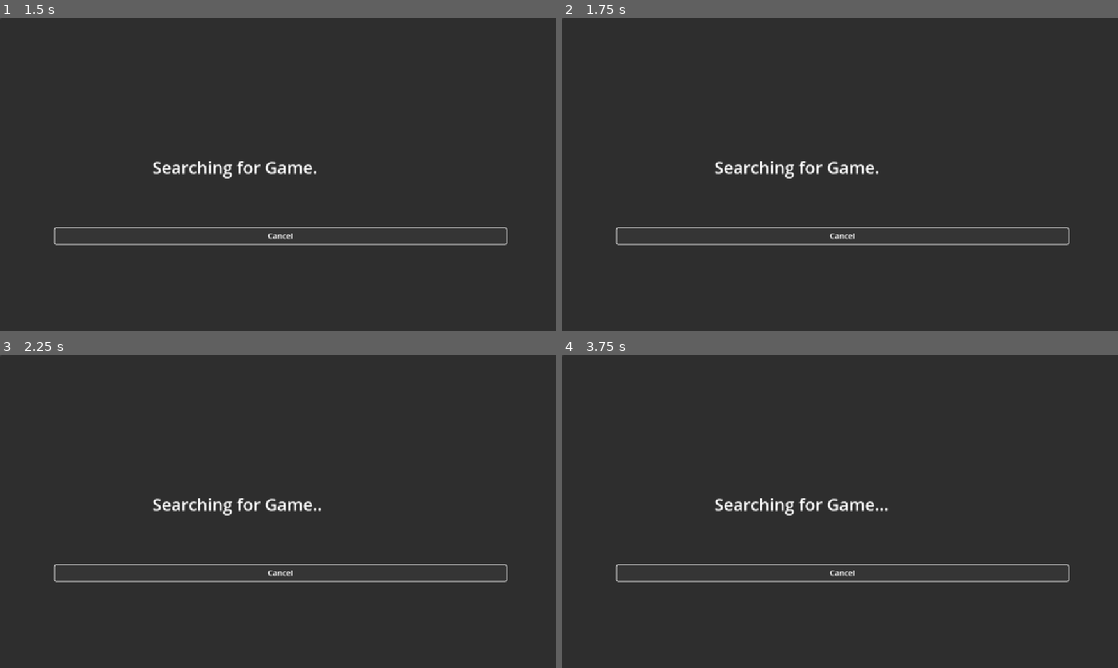
Above: before the commit, frames 1-4 (two rows, left to right).
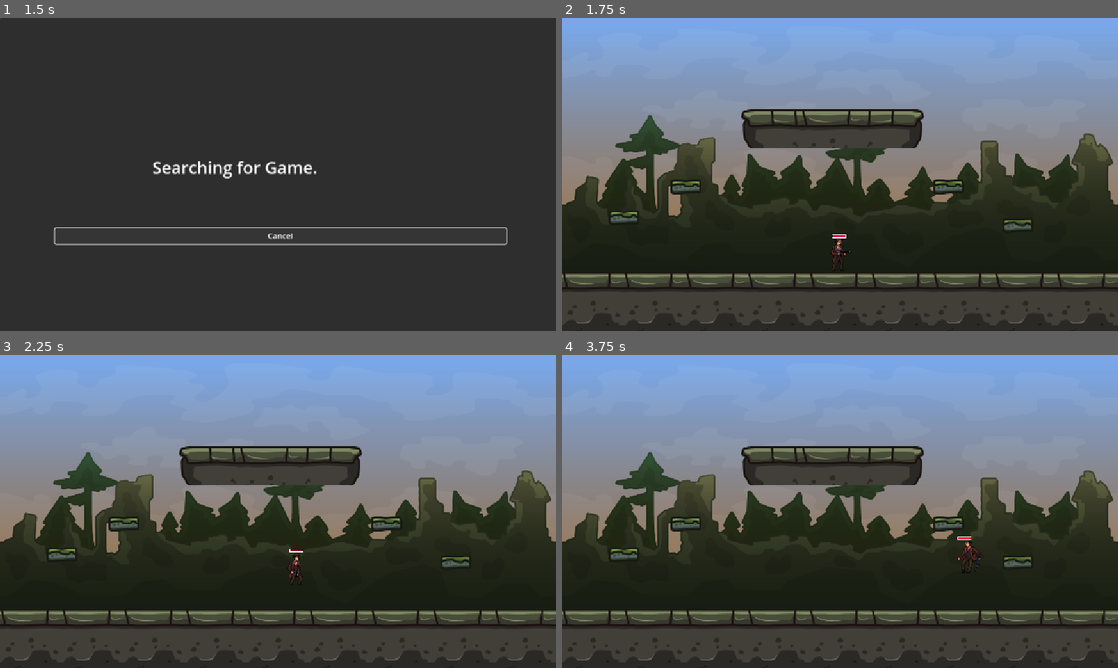
Above: after the commit, the same moments.

Repository: phlippos/kill2
Game: Godot game, scene res://scenes/main.tscn
The game is run twice, just before and just after one commit, with the same random seed, the same clock (stepped at 60 frames per second) and the same inputs.
Inputs:
- Up to frame 1 (1.5 s): click "Play" at 0.5 s; click "Cancel" at 1.25 s
- Up to frame 2 (1.75 s): no input
- Up to frame 3 (2.25 s): hold Right (move_right) from 2.03 s (still down); tap Up (jump) at 2.1 s
- Up to frame 4 (3.75 s): tap Up (jump) at 2.27, 2.57, 2.85, 3.02, 3.32, 3.6 s; release Right (move_right) at 3.53 s; hold Left (move_left) from 3.53 s (still down)

Frame 1 is identical in both runs. In frame 2, 67% of the frame differs, in the area x 0-100%, y 0-98%; in frame 3, 67%; in frame 4, 67%.
Error before the commit: Attempt to call function 'hide' in base 'null instance' on a null instance. (res://scenes/main.gd:7)

Commit message:
work work work

Diff:
--- a/scenes/game.tscn
+++ b/scenes/game.tscn
@@ -1,5 +1,4 @@
-[gd_scene load_steps=13 format=3 uid="uid://cs00xqm5d7fc2"]
-
+[gd_scene load_steps=15 format=3 uid="uid://cs00xqm5d7fc2"]
 
 [ext_resource type="Texture2D" uid="uid://b5wsp4mqxegxk" path="res://art/Background/Background_01.png" id="1_0tnpc"]
 [ext_resource type="PackedScene" uid="uid://bonjk5jebny7r" path="res://scenes/player.tscn" id="3_u5sy4"]
@@ -7,12 +6,11 @@
 [ext_resource type="Texture2D" uid="uid://bhocxpxrcg28x" path="res://art/Platform/Ground_02.png" id="5_gee14"]
 [ext_resource type="Texture2D" uid="uid://cyx16h8u8j7tw" path="res://art/Platform/Ground_04.png" id="6_0tnpc"]
 [ext_resource type="Texture2D" uid="uid://dkv828lvgqvpb" path="res://art/Platform/Ground_08.png" id="7_vtaks"]
-[ext_resource type="PackedScene" uid="uid://c5rik6a2b6m08" path="res://scenes/health_bar.tscn" id="10_kvpfn"]
 [ext_resource type="Texture2D" uid="uid://e0uv3r5qrwm8" path="res://art/mermi/images-removebg-preview.png" id="11_kvpfn"]
 
 [sub_resource type="PhysicsMaterial" id="PhysicsMaterial_kvpfn"]
 
-[sub_resource type="TileSetAtlasSource" id="TileSetAtlasSource_p57ef"]
+[sub_resource type="TileSetAtlasSource" id="TileSetAtlasSource_dinhu"]
 texture = ExtResource("4_u5sy4")
 0:1/0 = 0
 0:1/0/physics_layer_0/polygon_0/points = PackedVector2Array(-8, -5.2159, 8, -5.39576, 8, -8, -8, -8)
@@ -594,14 +592,15 @@
 5:7/0/physics_layer_0/polygon_0/points = PackedVector2Array(-8, -8, 8, -8, 8, -8, -8, -8)
 5:7/0/physics_layer_0/polygon_0/one_way = true
 
-[sub_resource type="TileSet" id="TileSet_vtaks"]
+[sub_resource type="TileSet" id="TileSet_ca42v"]
 physics_layer_0/collision_layer = 1
 physics_layer_0/physics_material = SubResource("PhysicsMaterial_kvpfn")
-
-sources/0 = SubResource("TileSetAtlasSource_p57ef")
-sources/1 = SubResource("TileSetAtlasSource_u5sy4")
-sources/2 = SubResource("TileSetAtlasSource_gee14")
-sources/4 = SubResource("TileSetAtlasSource_0tnpc")
+custom_data_layer_0/name = ""
+custom_data_layer_0/type = 0
+sources/0 = SubResource("TileSetAtlasSource_dinhu")
+sources/1 = SubResource("TileSetAtlasSource_kvuet")
+sources/2 = SubResource("TileSetAtlasSource_trtic")
+sources/4 = SubResource("TileSetAtlasSource_ir15t")
 
 [sub_resource type="LabelSettings" id="LabelSettings_dinhu"]
 font_size = 30
@@ -615,27 +614,13 @@
 
 [node name="Player" parent="." instance=ExtResource("3_u5sy4")]
 
-[node name="HealthBar" parent="Player" instance=ExtResource("10_kvpfn")]
-offset_left = -15.0
-offset_top = -10.0
-offset_right = 110.0
-offset_bottom = 5.0
-
-[node name="UserNameLabel" type="Label" parent="Player"]
-offset_left = -21.0
-offset_top = -25.0
-offset_right = 25.0
-offset_bottom = 24.0
-text = "Cihangir
-"
-label_settings = SubResource("LabelSettings_vtaks")
-
 [node name="TileMap" type="TileMap" parent="."]
-tile_set = SubResource("TileSet_vtaks")
+tile_set = SubResource("TileSet_ca42v")
 format = 2
 layer_0/tile_data = PackedInt32Array(2162688, 1, 0, 2228224, 1, 1, 2293760, 1, 2, 2359296, 1, 3, 2424832, 1, 4, 2490368 …(13811 unchanged characters)…
 
 [node name="UI" type="CanvasLayer" parent="."]
+visible = false
 
 [node name="AmmoPanel" type="Panel" parent="UI"]
 offset_left = 20.0
--- a/scenes/health_bar.tscn
+++ b/scenes/health_bar.tscn
@@ -1,6 +1,6 @@
 [gd_scene load_steps=6 format=3 uid="uid://c5rik6a2b6m08"]
 
-[ext_resource type="Script" uid="uid://d1hoyqcqhb4mn" path="res://scenes/health_bar.gd" id="1_1bvlm"]
+[ext_resource type="Script" uid="uid://d1hoyqcqhb4mn" path="res://scripts/health_bar.gd" id="1_1bvlm"]
 
 [sub_resource type="StyleBoxFlat" id="StyleBoxFlat_iwqyq"]
 draw_center = false
--- a/scenes/main.tscn
+++ b/scenes/main.tscn
@@ -1,8 +1,8 @@
 [gd_scene load_steps=5 format=3 uid="uid://ciesjqjqs34fq"]
 
-[ext_resource type="Script" uid="uid://6fdyax846ayk" path="res://scenes/main.gd" id="1_jyhfs"]
+[ext_resource type="Script" uid="uid://6fdyax846ayk" path="res://scripts/main.gd" id="1_jyhfs"]
 [ext_resource type="PackedScene" uid="uid://bsqofb66c2uy3" path="res://scenes/main_menu.tscn" id="1_sugp2"]
-[ext_resource type="PackedScene" uid="uid://cs00xqm5d7fc2" path="res://scenes/game.tscn" id="2_jyhfs"]
+[ext_resource type="PackedScene" uid="uid://cs00xqm5d7fc2" path="res://scenes/game.tscn" id="3_sugp2"]
 [ext_resource type="PackedScene" uid="uid://i5nm8p1hve10" path="res://scenes/search_panel.tscn" id="3_tbgi4"]
 
 [node name="Main" type="Control"]
@@ -23,4 +23,5 @@
 offset_right = 1153.0
 offset_bottom = 650.0
 
-[node name="Game" parent="." instance=ExtResource("2_jyhfs")]
+[node name="Game" parent="." instance=ExtResource("3_sugp2")]
+position = Vector2(0, -3)
--- a/scenes/player.tscn
+++ b/scenes/player.tscn
@@ -1,9 +1,10 @@
-[gd_scene load_steps=33 format=3 uid="uid://bonjk5jebny7r"]
+[gd_scene load_steps=35 format=3 uid="uid://bonjk5jebny7r"]
 
 [ext_resource type="Script" uid="uid://md503lwdcudx" path="res://scripts/player.gd" id="1_dqkch"]
 [ext_resource type="Texture2D" uid="uid://cv84fs8f7x1ls" path="res://art/Gangsters_1/Idle.png" id="2_qlg0r"]
 [ext_resource type="Texture2D" uid="uid://dn2yl1qksq43j" path="res://art/Gangsters_1/Jump.png" id="3_tuyoq"]
 [ext_resource type="Texture2D" uid="uid://bblic7iuom117" path="res://art/Gangsters_1/Walk.png" id="4_fjrip"]
+[ext_resource type="PackedScene" uid="uid://c5rik6a2b6m08" path="res://scenes/health_bar.tscn" id="5_qlg0r"]
 
 [sub_resource type="AtlasTexture" id="AtlasTexture_p57ef"]
 atlas = ExtResource("2_qlg0r")
@@ -209,13 +210,31 @@
 radius = 17.0
 height = 68.0
 
+[sub_resource type="LabelSettings" id="LabelSettings_vtaks"]
+font_size = 10
+
 [node name="Player" type="CharacterBody2D"]
 script = ExtResource("1_dqkch")
 
 [node name="AnimatedSprite2D" type="AnimatedSprite2D" parent="."]
 sprite_frames = SubResource("SpriteFrames_wljb1")
-animation = &"walk"
+animation = &"jump"
 
 [node name="CollisionShape2D" type="CollisionShape2D" parent="."]
 position = Vector2(-3, 31)
 shape = SubResource("CapsuleShape2D_lnu2h")
+
+[node name="HealthBar" parent="." instance=ExtResource("5_qlg0r")]
+offset_left = -15.0
+offset_top = -10.0
+offset_right = 110.0
+offset_bottom = 5.0
+
+[node name="UserNameLabel" type="Label" parent="."]
+offset_left = -21.0
+offset_top = -25.0
+offset_right = 25.0
+offset_bottom = 24.0
+text = "
+"
+label_settings = SubResource("LabelSettings_vtaks")
--- a/scripts/main_menu.gd
+++ b/scripts/main_menu.gd
@@ -1,6 +1,10 @@
 extends Panel
 
-
+@export var username : String = ""
+var player_scene = preload("res://scenes/player.tscn")
+var player_scene_instance
+func _ready() -> void:
+	player_scene_instance = player_scene.instantiate()
 func _on_start_button_pressed() -> void:
 	get_tree().get_root().print_tree()
 
@@ -8,8 +12,8 @@
 	$"../SearchPanel".show()
 
 	# Bekleme simülasyonu
-	await get_tree().create_timer(7.0).timeout
-
+	await get_tree().create_timer(1.0).timeout
+	player_scene_instance.set_username($UsernameTextField.text)
 	$"../SearchPanel".hide()
 	$"../Game".show()
 
--- a/scripts/player.gd
+++ b/scripts/player.gd
@@ -4,11 +4,14 @@
 @export var jump_force: int = 400
 @export var max_jumps: int = 2
 @onready var health_bar = $HealthBar
+@export var username = ""
+
 var screen_size: Vector2
 var hp: int = 100
 var player_id: int
 var status: bool = true
 var jump_count: int = 0
+
 
 func _ready() -> void:
 	screen_size = get_viewport_rect().size
@@ -80,3 +83,8 @@
 		velocity.y += gravity * delta
 	handle_input()
 	move_and_slide()
+func set_username(username: String) -> void:
+	self.username = username
+	$UserNameLabel.text = self.username
+	print(self.username)
+	print($UserNameLabel.text)
Not shown: 3 places in scenes/game.tscn that only renumber resources
Renamed: scenes/health_bar.gd -> scripts/health_bar.gd
Renamed: scenes/health_bar.gd.uid -> scripts/health_bar.gd.uid
Renamed: scenes/main.gd.uid -> scripts/main.gd.uid
